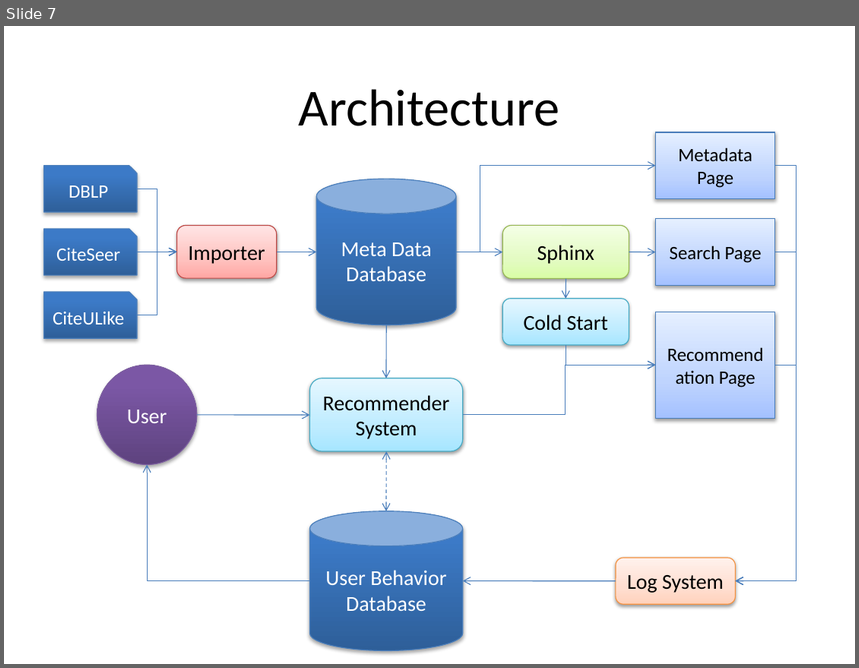
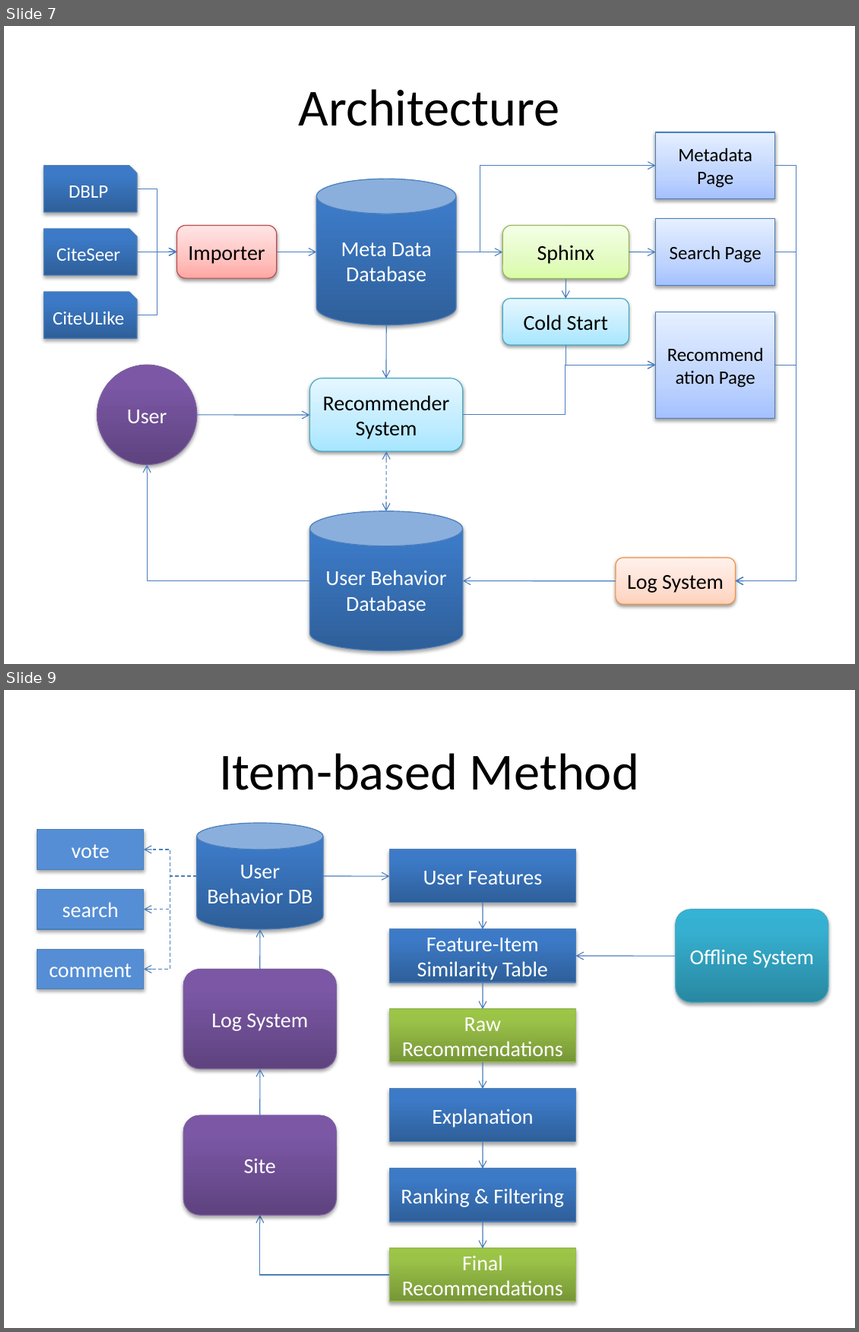
Before and after one commit to amumu-dev/paperlens, a slide deck: doc/RecULike.pptx. Shown one above the other, each under a label of ours: slide 7 before the commit, slides 7 and 9 after it; the slides between them are not shown. The pictures are 859x668 and 859x1332 pixels, drawn with LibreOffice and Linux fonts; fonts in the diff are those of the drawing. Boxes give left, top, right and bottom in pixels: in the first picture for what was removed or moved away, otherwise in the second. Text is boxed around its words. In the diff, an @@ line names an element or a change of style, - is before the commit and + after.

```diff
--- a/doc/RecULike.pptx
+++ b/doc/RecULike.pptx
@@ slide 9 added at bbox=[4, 690, 855, 1328], background #FFFFFF @@
@@ title added at bbox=[219, 753, 639, 790], 44 pt, text #000000 @@
+Item-based Method
@@ group added at bbox=[37, 823, 829, 1302]: 9 rectangles, 9 arrows, 4 elbow arrows, 3 rounded rectangles, 1 cylinder @@
+User Behavior DB
+User Features
+Feature-Item Similarity Table
+Raw Recommendations
+Explanation
+Ranking & Filtering
+Final Recommendations
+Log System
+Offline System
+Site
+vote
+search
+comment
```
Also in this commit, not shown: 1 slide changed, 1 other file.
